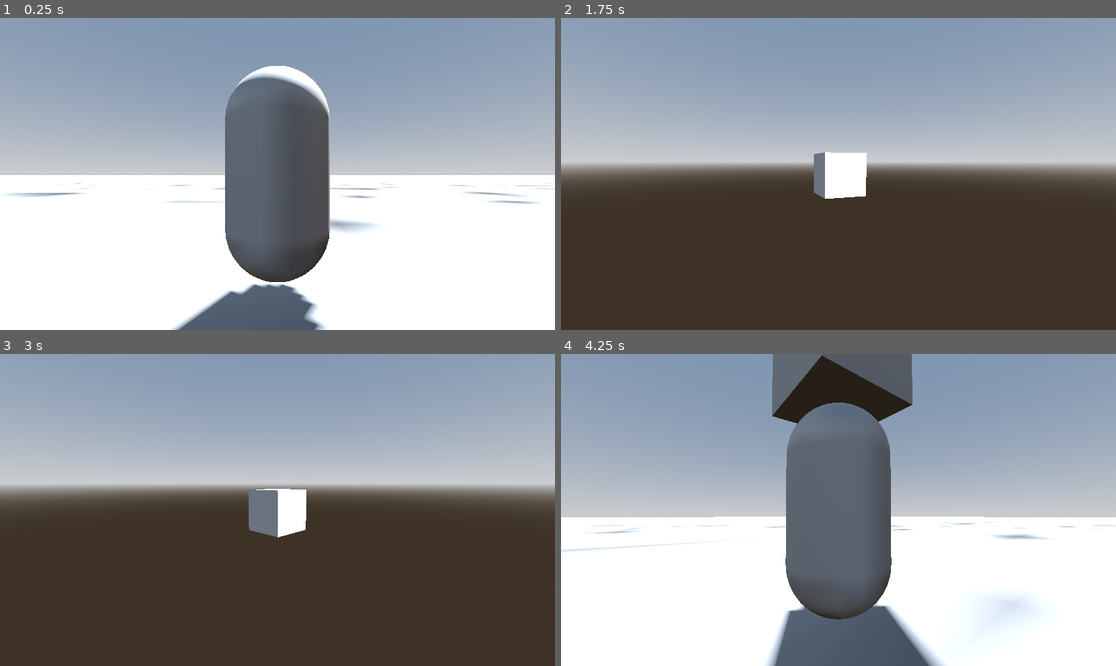
Above: before the commit, frames 1-4 (two rows, left to right).
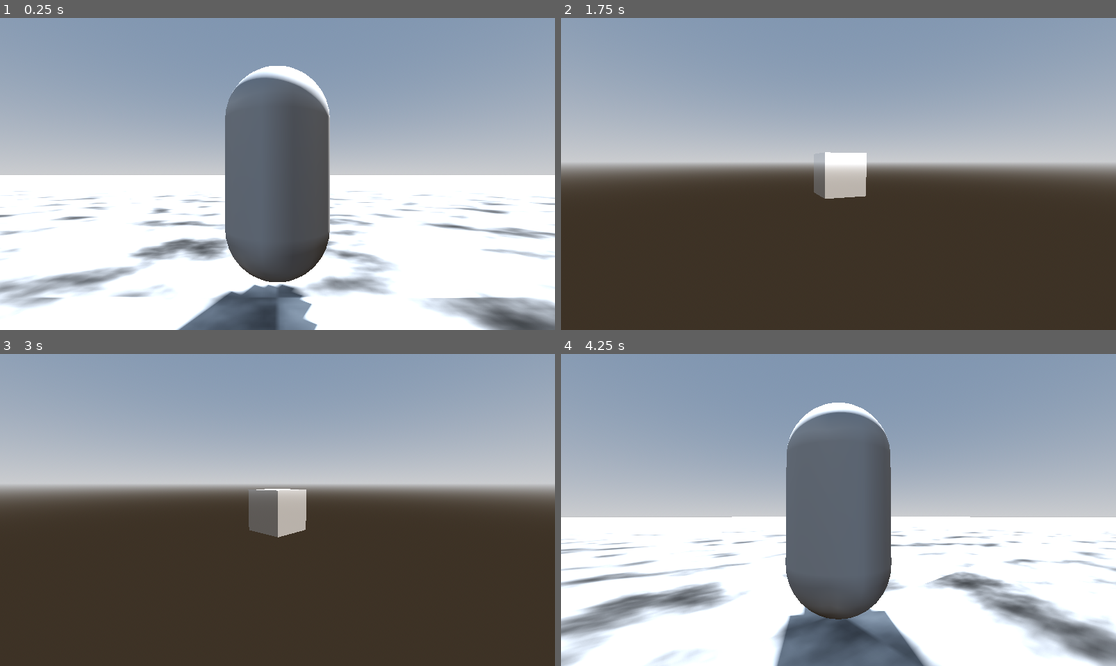
Above: after the commit, the same moments.

Repository: Jagdoggo/Trash-Mtash
Game: Godot game, scene res://node_3d.tscn
Two runs of this game, one before a commit and one after it. Both use one fixed random seed, a clock stepped at 60 frames per second and the inputs below.
Inputs (mouse positions are in pixels of both pictures, inside the frame that each line leads up to):
- Up to frame 1 (0.25 s): no input
- Up to frame 2 (1.75 s): move the mouse to (866, 174) at 0.52 s; hold 1 (servo forward, bound only after the commit) from 0.53 s (still down); tap B (build) at 0.6 s; tap Space (jump) at 0.77, 1.52 s; tap F (build part) at 0.8, 1.35 s; tap Enter at 1.25 s; move the mouse to (810, 174) at 1.27 s; tap Y (delete part) at 1.55 s
- Up to frame 3 (3 s): keep holding 1 (servo forward, bound only after the commit); tap N (reset parent, bound only after the commit) at 2, 2.75 s; move the mouse to (288, 503) at 2.02 s; tap Y (delete part) at 2.1 s; tap V (drive) at 2.3, 2.85 s; move the mouse to (271, 516) at 2.77 s
- Up to frame 4 (4.25 s): keep holding 1 (servo forward, bound only after the commit); tap Space (jump) at 3.02, 3.77 s; tap U (set parent, bound only after the commit) at 3.05, 3.6 s; tap N (reset parent, bound only after the commit) at 3.5, 4.15 s; move the mouse to (877, 513) at 3.52 s; tap B (build) at 3.8 s

The runs differ from the first frame. In frame 1, 9.6% of the frame differs, in the area x 0-100%, y 53-100%; in frame 2, 1.0%; in frame 3, 1.3%; in frame 4, 16%, in the area x 0-100%, y 0-100%.

Commit message:
Attempted to add servos

Diff:
--- a/builder.gd
+++ b/builder.gd
@@ -10,6 +10,7 @@
 @onready var camera_arm: Node3D = $"Camera Arm"
 @onready var cam: Camera3D = $"Camera Arm/Cam"
 @onready var preview: MeshInstance3D = $Preview
+@onready var current_parent : Node3D = $Vehicle
 
 var current_block_index : int = 0
 
@@ -42,9 +43,19 @@
 			current_block_index -= 1
 		if Input.is_action_just_pressed("cycle block right"):
 			current_block_index += 1
+		if Input.is_action_just_pressed("delete part"):
+			for child in vehicle.get_children():
+				if preview.position.distance_squared_to(child.position) < 0.25 and child is not MeshInstance3D:
+					child.queue_free()
+		if Input.is_action_just_pressed("set parent"):
+			for child in vehicle.get_children():
+				if preview.position.distance_squared_to(child.position) < 0.25 and child is Servo:
+					current_parent = child.rotation_point
+		if Input.is_action_just_pressed("reset parent"):
+			current_parent = $Vehicle
 		camera_arm.position = preview.position
 		current_block_index = clamp(current_block_index,0,blocks.size() - 1)
 		if Input.is_action_just_pressed("build part"):
 			var part = blocks[current_block_index].instantiate()
 			part.position = preview.position
-			$Vehicle.add_child(part)
+			current_parent.add_child(part)
--- a/builder.tscn
+++ b/builder.tscn
@@ -4,6 +4,7 @@
 [ext_resource type="PackedScene" uid="uid://b0ti3tqxspkg2" path="res://preview.tscn" id="2_clihi"]
 [ext_resource type="PackedScene" uid="uid://b4e8sbk4mtxav" path="res://block.tscn" id="3_nebbf"]
 [ext_resource type="PackedScene" uid="uid://b04wdl6v6rdda" path="res://wheel.tscn" id="4_h00wr"]
+[ext_resource type="PackedScene" uid="uid://digll4jlqnkd5" path="res://servo.tscn" id="5_gtodl"]
 [ext_resource type="PackedScene" uid="uid://u2vndig3hjmo" path="res://wheel(steer).tscn" id="5_ucbhk"]
 [ext_resource type="Script" uid="uid://gissbbh2t35s" path="res://vehicle.gd" id="6_ucbhk"]
 
@@ -21,7 +22,7 @@
 
 [node name="Builder" type="Node3D" unique_id=667126995]
 script = ExtResource("1_h1ki1")
-blocks = Array[PackedScene]([ExtResource("3_nebbf"), ExtResource("4_h00wr"), ExtResource("5_ucbhk")])
+blocks = Array[PackedScene]([ExtResource("3_nebbf"), ExtResource("4_h00wr"), ExtResource("5_ucbhk"), ExtResource("5_gtodl")])
 
 [node name="Preview" parent="." unique_id=204736288 instance=ExtResource("2_clihi")]
 
--- a/mtash_man.gd
+++ b/mtash_man.gd
@@ -50,13 +50,18 @@
 	if not building:
 		if Input.is_action_just_pressed("drive"):
 			if driving:
+				collision_layer = 1
+				collision_mask = 1
 				driving = false
 				cam.current = true
 				vehicle.cam.current = false
 			else:
+				collision_layer = 0
+				collision_mask = 0
 				driving = true
 				cam.current = false
-				vehicle.cam.current = true
+				if vehicle.cam:
+					vehicle.cam.current = true
 		if not driving:
 			if Input.is_action_just_pressed("jump") and is_on_floor():
 				velocity.y = jump_vel
@@ -70,4 +75,6 @@
 			else:
 				velocity.x = move_toward(velocity.x, 0, SPEED)
 				velocity.z = move_toward(velocity.z, 0, SPEED)
+		else:
+			position = vehicle.position + Vector3(0,2,0)
 	move_and_slide()
--- a/node_3d.tscn
+++ b/node_3d.tscn
@@ -16,13 +16,14 @@
 tonemap_mode = 2
 
 [sub_resource type="FastNoiseLite" id="FastNoiseLite_a0tk4"]
-frequency = 0.5572
+frequency = 0.0225
 
 [sub_resource type="NoiseTexture2D" id="NoiseTexture2D_r3fl7"]
 noise = SubResource("FastNoiseLite_a0tk4")
 
 [sub_resource type="StandardMaterial3D" id="StandardMaterial3D_jka67"]
 albedo_texture = SubResource("NoiseTexture2D_r3fl7")
+uv1_scale = Vector3(64, 64, 64)
 
 [sub_resource type="BoxMesh" id="BoxMesh_i5arm"]
 material = SubResource("StandardMaterial3D_jka67")
--- a/project.godot
+++ b/project.godot
@@ -101,6 +101,26 @@
 "events": [Object(InputEventKey,"resource_local_to_scene":false,"resource_name":"","device":-1,"window_id":0,"alt_press …(192 unchanged characters)…
 ]
 }
+"set parent"={
+"deadzone": 0.2,
+"events": [Object(InputEventKey,"resource_local_to_scene":false,"resource_name":"","device":-1,"window_id":0,"alt_pressed":false,"shift_pressed":false,"ctrl_pressed":false,"meta_pressed":false,"pressed":false,"keycode":0,"physical_keycode":85,"key_label":0,"unicode":117,"location":0,"echo":false,"script":null)
+]
+}
+"reset parent"={
+"deadzone": 0.2,
+"events": [Object(InputEventKey,"resource_local_to_scene":false,"resource_name":"","device":-1,"window_id":0,"alt_pressed":false,"shift_pressed":false,"ctrl_pressed":false,"meta_pressed":false,"pressed":false,"keycode":0,"physical_keycode":78,"key_label":0,"unicode":110,"location":0,"echo":false,"script":null)
+]
+}
+"servo forward"={
+"deadzone": 0.2,
+"events": [Object(InputEventKey,"resource_local_to_scene":false,"resource_name":"","device":-1,"window_id":0,"alt_pressed":false,"shift_pressed":false,"ctrl_pressed":false,"meta_pressed":false,"pressed":false,"keycode":0,"physical_keycode":49,"key_label":0,"unicode":49,"location":0,"echo":false,"script":null)
+]
+}
+"servo back"={
+"deadzone": 0.2,
+"events": [Object(InputEventKey,"resource_local_to_scene":false,"resource_name":"","device":-1,"window_id":0,"alt_pressed":false,"shift_pressed":false,"ctrl_pressed":false,"meta_pressed":false,"pressed":false,"keycode":0,"physical_keycode":50,"key_label":0,"unicode":50,"location":0,"echo":false,"script":null)
+]
+}
 
 [physics]
 
--- /dev/null
+++ b/servo.gd
@@ -0,0 +1,10 @@
+extends CollisionShape3D
+class_name Servo
+
+@export var rotation_point : CharacterBody3D
+@export var speed : float = 30
+
+func _process(delta: float) -> void:
+	rotation_point.position = Vector3.ZERO
+	var input = Input.get_axis("servo back","servo forward")
+	rotation_point.rotation_degrees.x += delta * speed * input
--- /dev/null
+++ b/servo.tscn
@@ -0,0 +1,21 @@
+[gd_scene format=3 uid="uid://digll4jlqnkd5"]
+
+[ext_resource type="Script" uid="uid://1qcsjo7weqtl" path="res://servo.gd" id="1_u7oo3"]
+
+[sub_resource type="StandardMaterial3D" id="StandardMaterial3D_vvd4a"]
+albedo_color = Color(1, 0, 0, 1)
+
+[sub_resource type="BoxMesh" id="BoxMesh_u7oo3"]
+material = SubResource("StandardMaterial3D_vvd4a")
+
+[node name="Servo" type="CollisionShape3D" unique_id=767567029 node_paths=PackedStringArray("rotation_point")]
+script = ExtResource("1_u7oo3")
+rotation_point = NodePath("Rotation Point")
+
+[node name="MeshInstance3D" type="MeshInstance3D" parent="." unique_id=647300879]
+mesh = SubResource("BoxMesh_u7oo3")
+
+[node name="Rotation Point" type="CharacterBody3D" parent="." unique_id=2000735199]
+axis_lock_linear_x = true
+axis_lock_linear_y = true
+axis_lock_linear_z = true
Not shown, added: servo.gd.uid
